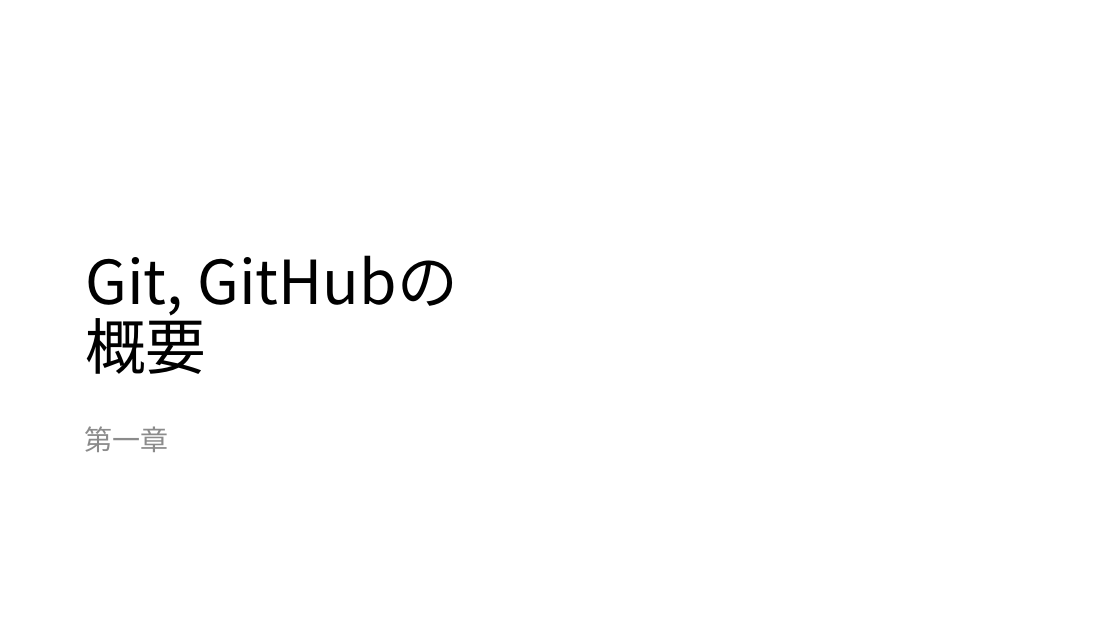
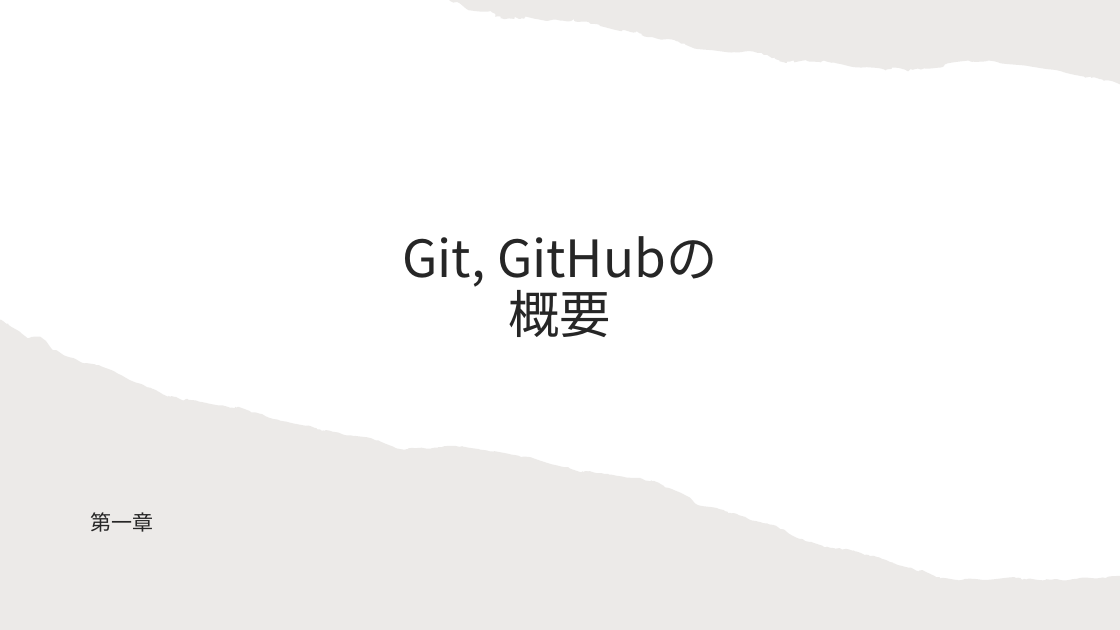
Before and after one commit to maru0519/git-edu, a slide deck: slide 7 of siryou.pptx. Drawn at 1120x630 pixels with LibreOffice and Linux fonts; fonts in the diff are those of the drawing. Boxes give left, top, right and bottom in pixels: in the first picture for what was removed or moved away, otherwise in the second. Text is boxed around its words. In the diff, an @@ line names an element or a change of style, - is before the commit and + after.

```diff
--- a/siryou.pptx
+++ b/siryou.pptx
@@ freeform shape added at [450,0,1120,84], fill #82766A at 15% opacity @@
@@ title "Git, GitHubの 概要": place and size @@
-title "Git, GitHubの 概要" at [85,255,457,374]
+title "Git, GitHubの 概要" at [402,236,718,337]
@@ title "Git, GitHubの 概要" at [402,236,718,337]: size 52 to 44 pt, text colour #000000 to #262626; alignment left to centre; vertical alignment bottom to middle @@
@@ freeform shape added at [0,320,1120,630], fill #82766A at 15% opacity @@
@@ text "第一章": place and size @@
-text "第一章" at [85,426,169,452]
+text "第一章" at [90,512,153,532]
@@ text "第一章" at [90,512,153,532]: size 24 to 18 pt, text colour #8C8C8C to #262626; vertical alignment top to middle @@
```
Also in this commit, not shown: 4 other slides changed.
